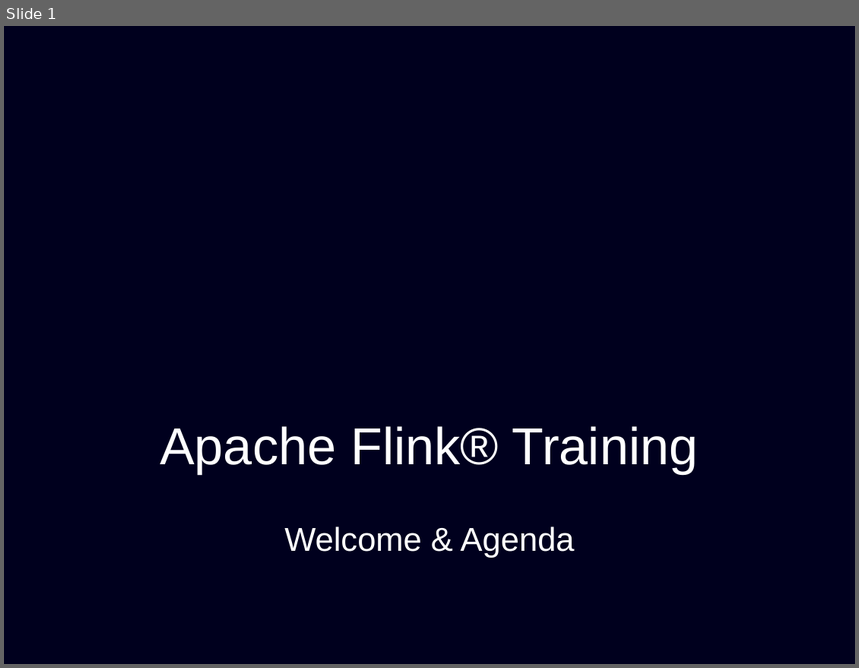
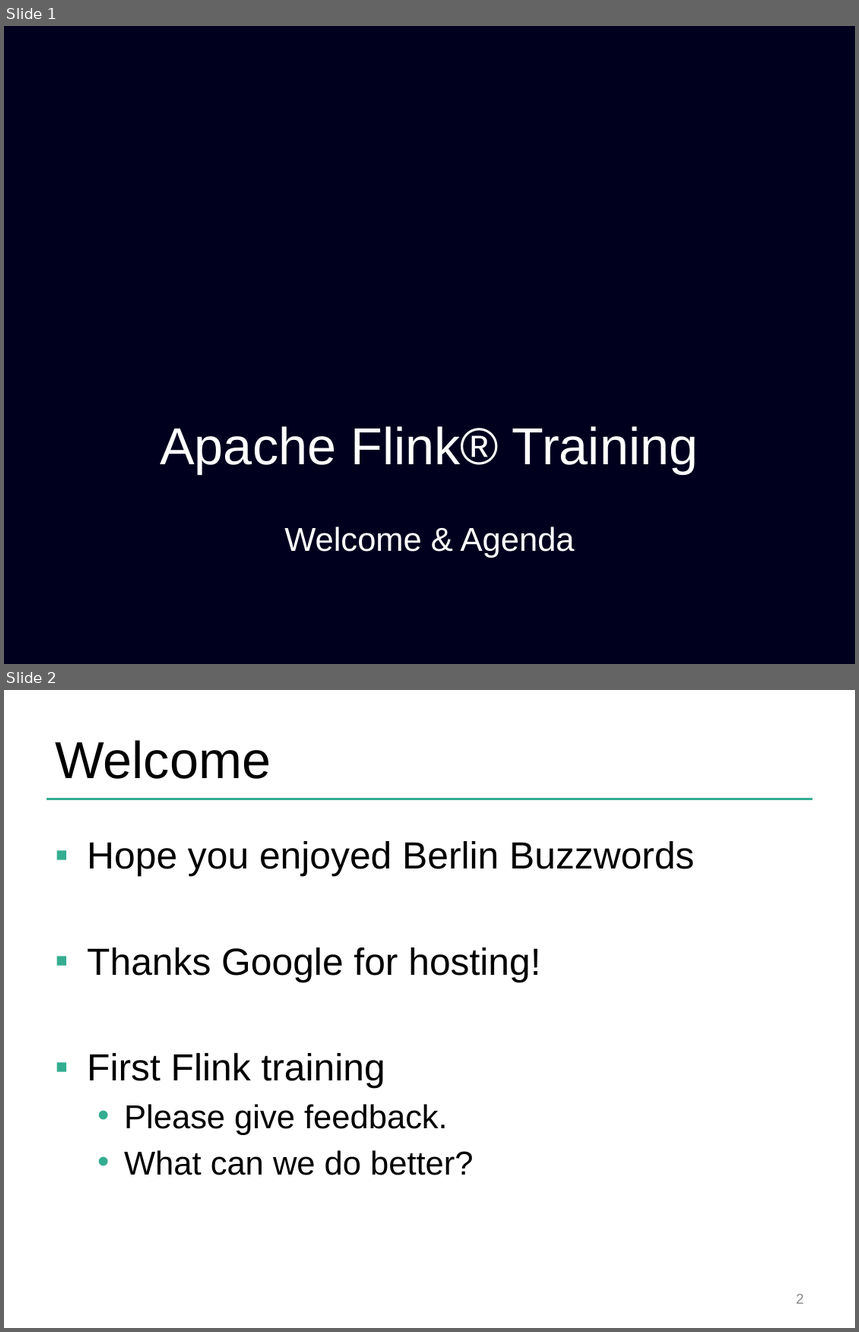
Before and after one commit to dataArtisans/flink-training-web, a slide deck: slides/welcome_agenda.pptx. Shown one above the other, each under a label of ours: slide 1 before the commit, slides 1 and 2 after it. The pictures are 859x668 and 859x1332 pixels, drawn with LibreOffice and Linux fonts; fonts in the diff are those of the drawing; background and template pictures are left out. Boxes give left, top, right and bottom in pixels: in the first picture for what was removed or moved away, otherwise in the second. Text is boxed around its words. In the diff, an @@ line names an element or a change of style, - is before the commit and + after.

Commit message:
Welcome & agenda slides

```diff
--- a/slides/welcome_agenda.pptx
+++ b/slides/welcome_agenda.pptx
@@ slide 2 added at [4,690,855,1328], background #FFFFFF @@
@@ title added at [55,740,271,779], 44 pt, text #000000 @@
+Welcome
@@ line added from (47, 799) to (813, 799), #34AD91 2 pt @@
@@ text added at [87,841,694,1176], 32 pt, text #000000 @@
+▪ Hope you enjoyed Berlin Buzzwords
+▪ Thanks Google for hosting!
+▪ First Flink training
+  • Please give feedback.
+  • What can we do better?
@@ page number added at [796,1294,804,1304], 12 pt, text #8C8C8C @@
+2
```
Also in this commit, not shown: 3 slides changed, 1 other slide added, 1 slide removed.
